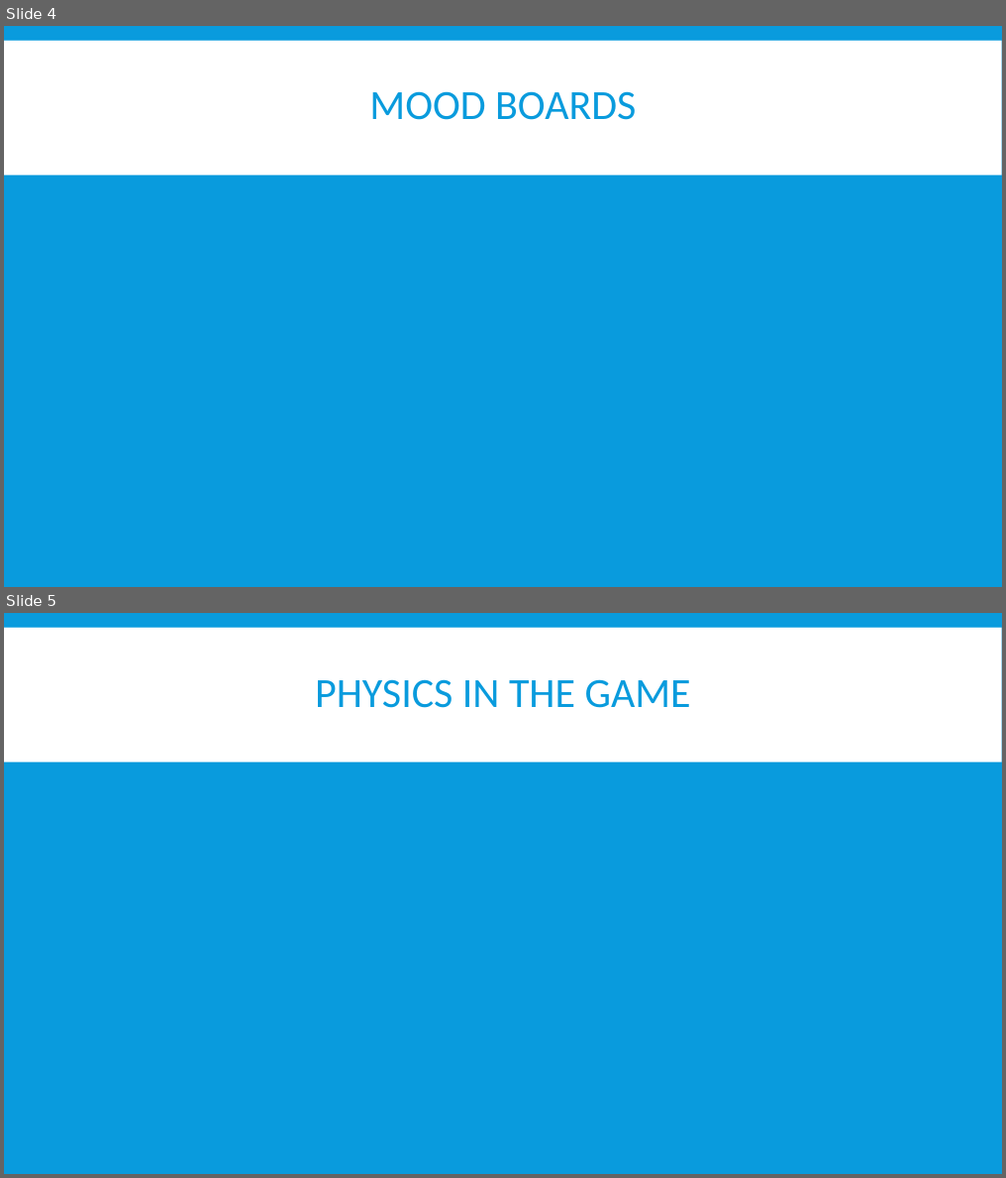
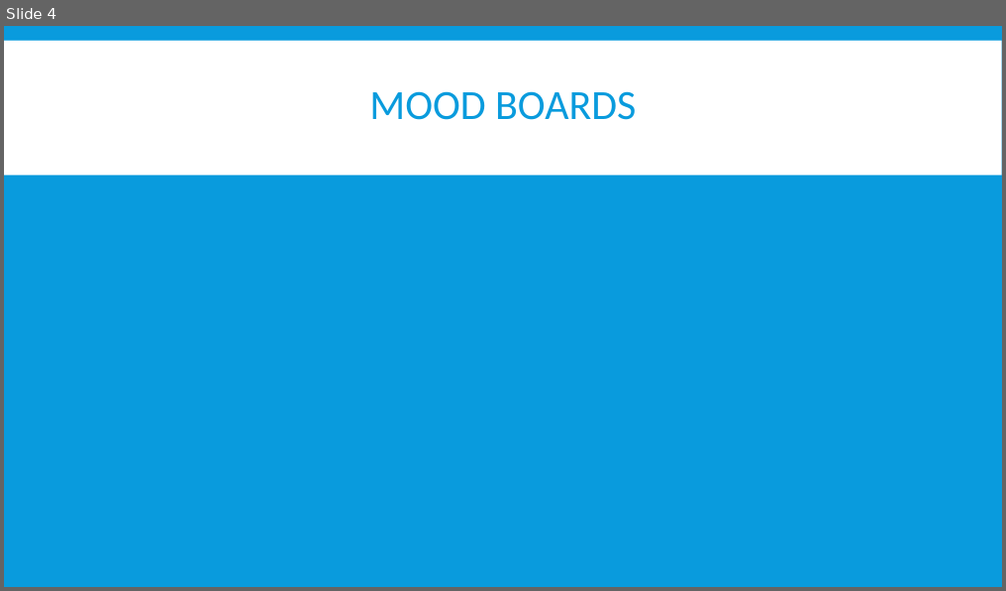
Before and after one commit to UoSGamesGroups/second-semester-s2-group-6, a slide deck: Presentation/L4-5-Group 8 -First presentation.pptx. Shown one above the other, each under a label of ours: slides 4 and 5 before the commit, slide 4 after it. The pictures are 1006x1178 and 1006x591 pixels, drawn with LibreOffice and Linux fonts; fonts in the diff are those of the drawing. Boxes give left, top, right and bottom in pixels: in the first picture for what was removed or moved away, otherwise in the second. Text is boxed around its words. In the diff, an @@ line names an element or a change of style, - is before the commit and + after.

```diff
--- a/Presentation/L4-5-Group 8 -First presentation.pptx
+++ b/Presentation/L4-5-Group 8 -First presentation.pptx
@@ slide 5 removed at box(4, 613, 1002, 1174), background #099BDD; not listed: 1 template element that a slide beside it also shows @@
@@ title removed at box(315, 679, 691, 708) @@
-PHYSICS IN THE GAME
```
Also in this commit, not shown: 2 slides changed, 5 slides added, 2 other slides removed, 5 other files.
